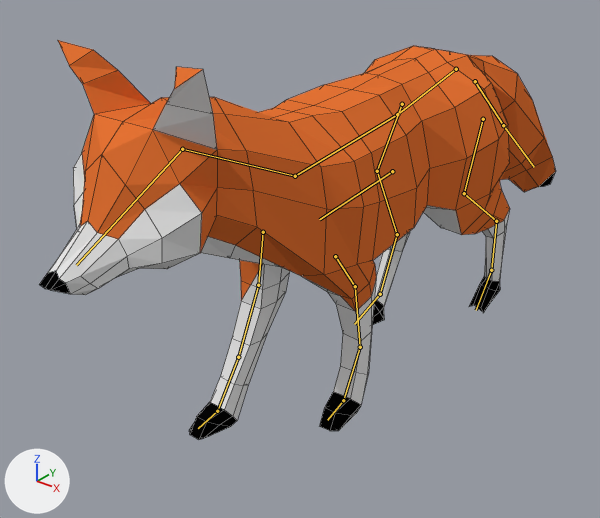
The Blender file WaterTamagochi/app/sampledata/fox.blend, before and after one commit.
Both versions are drawn from a 50 mm camera at (4.06, -6.54, 3.3) aimed at (-0.52, -0.82, -0.25). The axes (+X, +Y, +Z) are drawn at lower left. The lights are the same throughout. Both versions are drawn at frame 0 of the action 'Walk.001'; the numbers are the values there. The bones that bend it are drawn over the model as lines. Mesh edges are drawn as thin lines.
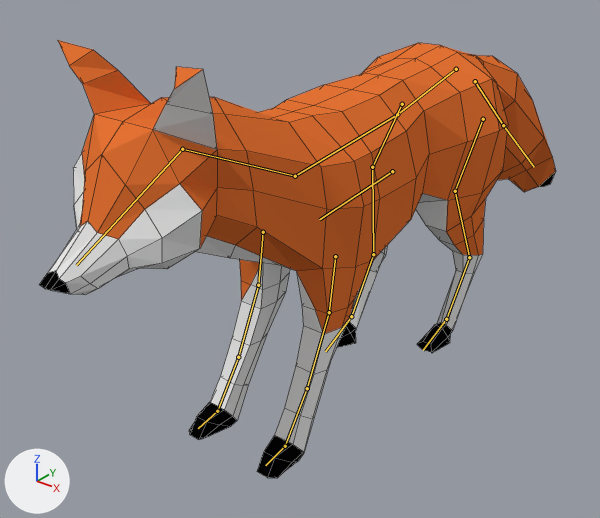
Boxes (x1, y1, x2, y2) around the edits, measured in the pictures (600 x 518 px):
'Cube', posed (9% taller): before (39, 40, 556, 440); after (39, 40, 556, 478)
bone 'Bone.015', root to tip: before (335, 256) to (355, 286); after (335, 256) to (329, 312)
bone 'Bone.016', root to tip: before (355, 286) to (360, 347); after (329, 312) to (307, 388)
bone 'Bone.017', root to tip: before (360, 347) to (343, 400); after (307, 388) to (285, 446)
bone 'Bone.010', root to tip: before (483, 119) to (464, 193); after (483, 119) to (455, 191)
bone 'Bone.011', root to tip: before (464, 193) to (496, 221); after (455, 191) to (469, 257)
bone 'Bone.012', root to tip: before (496, 221) to (491, 270); after (469, 257) to (446, 319)
bone 'Bone.023', root to tip: before (402, 104) to (377, 171); after (402, 104) to (372, 167)
bone 'Bone.024', root to tip: before (377, 171) to (397, 234); after (372, 167) to (373, 254)
bone 'Bone.025', root to tip: before (397, 234) to (380, 294); after (373, 254) to (351, 316)
bone 'Bone.026', root to tip: before (380, 294) to (354, 324); after (351, 316) to (325, 351)

The change in detail:
Bone 'Bone.015' (bone_bone_015) turns from (-45, 0, 0) to (0, 0, 0) degrees about its own x, y and z.
Bone 'Bone.016' (bone_bone_016) turns from (9, 0, 0) to (0, 0, 0) degrees about its own x, y and z.
Bone 'Bone.017' (bone_bone_017) turns from (28, 0, 0) to (0, 0, 0) degrees about its own x, y and z.
Bone 'Bone.010' (bone_bone_010) turns from (18, 0, 0) to (0, 0, 0) degrees about its own x, y and z.
Bone 'Bone.011' (bone_bone_011) turns from (9, 0, 0) to (0, 0, 0) degrees about its own x, y and z.
Bone 'Bone.012' (bone_bone_012) turns from (-9, 0, 0) to (0, 0, 0) degrees about its own x, y and z.
Bone 'Bone.023' (bone_bone_023) turns from (0, 0, 0) to (-10, 0, -1) degrees about its own x, y and z.
Bone 'Bone.024' (bone_bone_024) turns from (0, 0, 0) to (-14, 0, 0) degrees about its own x, y and z.
Bone 'Bone.025' (bone_bone_025) turns from (0, 0, 0) to (-14, 0, 1) degrees about its own x, y and z.
Bone 'Bone.026' (bone_bone_026) turns from (0, 0, 0) to (-14, 0, 0) degrees about its own x, y and z.
